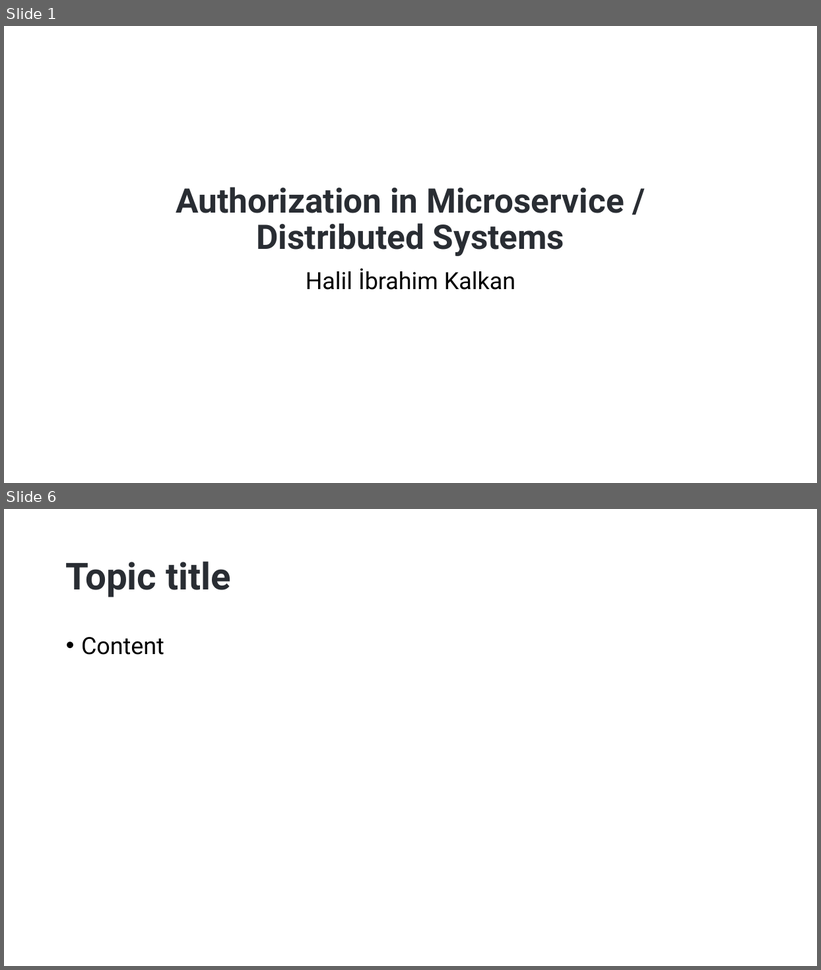
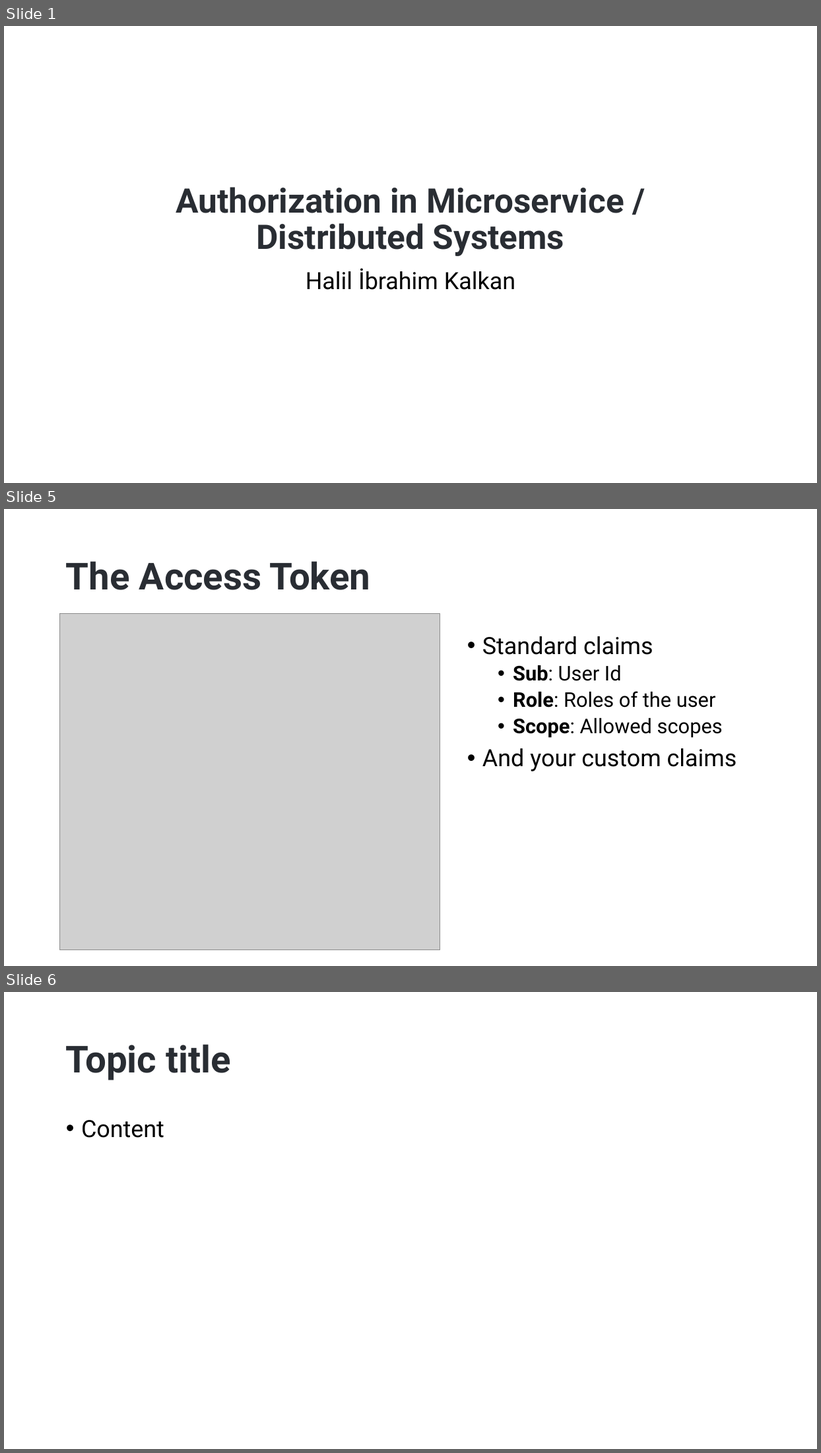
Before and after one commit to hikalkan/presentations, a slide deck: 2022-10-15 Authorization-In-Distributed-Systems/Authorization-In-Distributed-Systems.pptx. Shown one above the other, each under a label of ours: slides 1 and 6 before the commit, slides 1, 5 and 6 after it; the slides between them are not shown. The pictures are 821x970 and 821x1453 pixels, drawn with LibreOffice and Linux fonts; fonts in the diff are those of the drawing; grey boxes stand for pictures; background and template pictures are left out. Boxes give left, top, right and bottom in pixels: in the first picture for what was removed or moved away, otherwise in the second. Text is boxed around its words. In the diff, an @@ line names an element or a change of style, - is before the commit and + after.

```diff
--- a/2022-10-15 Authorization-In-Distributed-Systems/Authorization-In-Distributed-Systems.pptx
+++ b/2022-10-15 Authorization-In-Distributed-Systems/Authorization-In-Distributed-Systems.pptx
@@ slide 5 added at bbox=[4, 509, 817, 966], background picture (left out) @@
@@ title added at bbox=[66, 561, 371, 590], 44 pt, text #292D33, bold @@
+The Access Token
@@ picture added at bbox=[60, 613, 440, 951] @@
@@ text added at bbox=[482, 636, 737, 772], 24 pt, text #000000 @@
+• Standard claims
+  • Sub: User Id
+  • Role: Roles of the user
+  • Scope: Allowed scopes
+• And your custom claims
```
Also in this commit, not shown: 3 other slides added, 4 slides removed.
